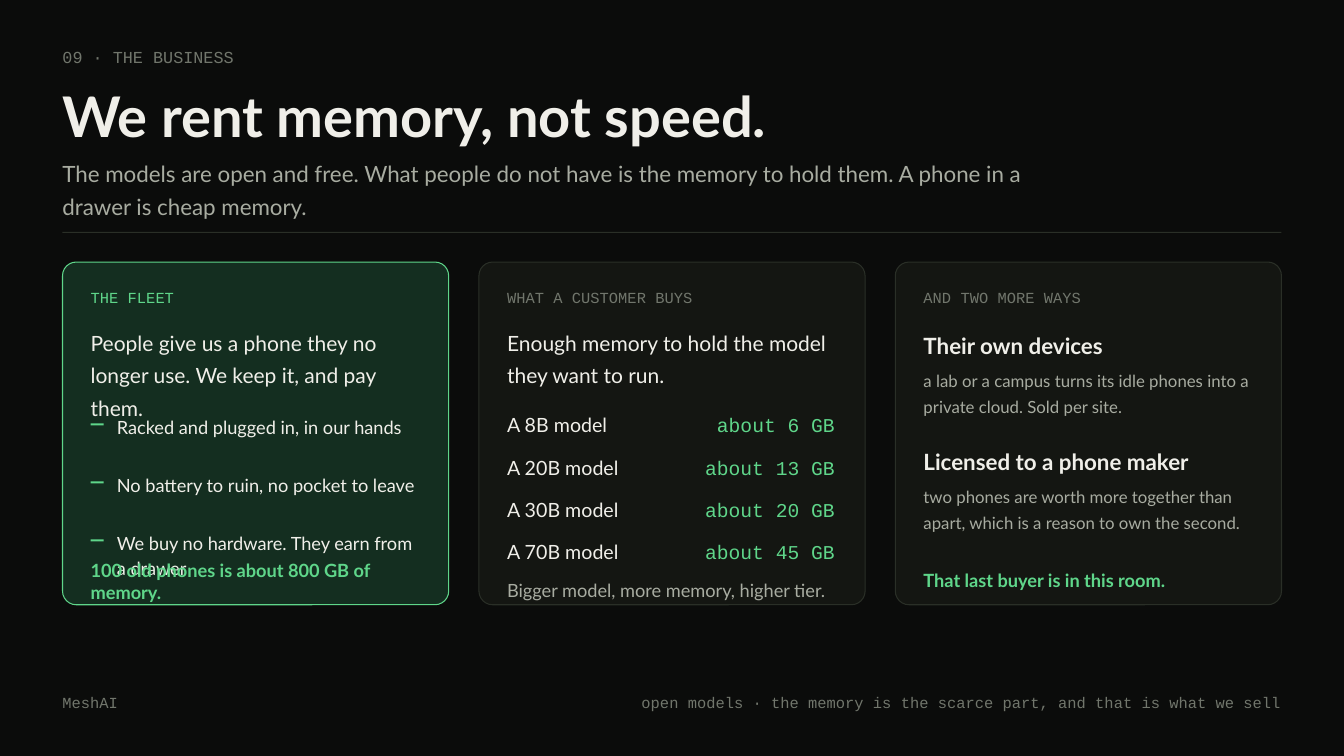
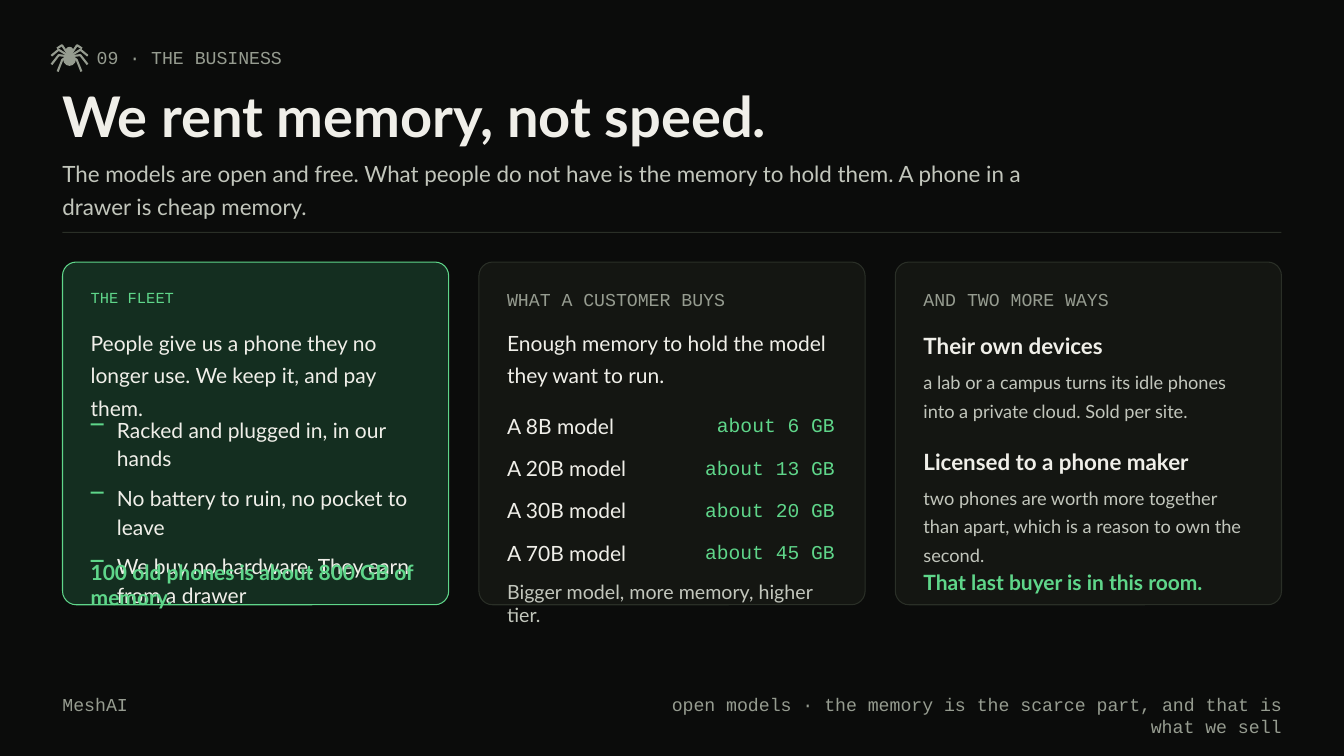
Before and after one commit to prajwal-gunnala/maynards, a slide deck: slide 10 of docs/deck-editable/MeshAI_Deck.pptx. Drawn at 1344x756 pixels with LibreOffice and Linux fonts; fonts in the diff are those of the drawing. Boxes give left, top, right and bottom in pixels: in the first picture for what was removed or moved away, otherwise in the second. Text is boxed around its words. In the diff, an @@ line names an element or a change of style, - is before the commit and + after.

Commit message:
deck: bigger type, and the spider is back where it belongs
Everything went up a size and the quiet greys were lightened, because half of
it could not be read from the back of a room.

The spider is the team's mark and it should never have been dropped. It is
drawn as shapes rather than pasted as a picture, so it stays sharp at any
size and can be recoloured: on its web across the title and the closing
slide, and small beside the section number on every slide in between.

```diff
--- a/docs/deck-editable/MeshAI_Deck.pptx
+++ b/docs/deck-editable/MeshAI_Deck.pptx
@@ freeform shape added at [51,49,70,56], outline #969C90 1.5 pt @@
@@ freeform shape added at [51,55,70,65], outline #969C90 1.5 pt @@
@@ freeform shape added at [57,45,70,56], outline #969C90 1.5 pt @@
@@ freeform shape added at [57,56,70,72], outline #969C90 1.5 pt @@
@@ ellipse added at [64,53,77,67], fill #969C90 @@
@@ ellipse added at [66,46,74,54], fill #969C90 @@
@@ freeform shape added at [70,45,82,56], outline #969C90 1.5 pt @@
@@ freeform shape added at [70,49,88,56], outline #969C90 1.5 pt @@
@@ freeform shape added at [70,55,88,65], outline #969C90 1.5 pt @@
@@ freeform shape added at [70,56,82,72], outline #969C90 1.5 pt @@
@@ text "09 · THE BUSINESS": place and size @@
-text "09 · THE BUSINESS" at [62,52,234,63]
+text "09 · THE BUSINESS" at [97,52,282,64]
@@ text "09 · THE BUSINESS" at [97,52,282,64]: size 12 to 13 pt, text colour #71766C to #969C90 @@
@@ text "The models are open and ..." at [62,165,1021,219]: text colour #A8ACA1 to #C2C6BC @@
@@ text "a lab or a campus ..." at [923,375,1226,421]: size 12 to 13 pt, text colour #A8ACA1 to #C2C6BC @@
@@ rectangle: place and size @@
-rectangle at [91,482,104,484]
+rectangle at [91,492,104,494]
@@ text "No battery to ruin, no ...": place and size @@
-text "No battery to ruin, no ..." at [117,478,414,495]
+text "No battery to ruin, no ..." at [117,490,407,535]
@@ text "two phones are worth more ..." at [923,491,1241,562]: size 12 to 13 pt, text colour #A8ACA1 to #C2C6BC @@
@@ rectangle: place and size @@
-rectangle at [91,539,104,541]
+rectangle at [91,560,104,562]
@@ size 13 to 15 pt in 5 elements at [117,422,386,466], [91,562,413,609], [923,574,1202,594], [117,490,407,535], [117,558,364,608] @@
@@ text "We buy no hardware. They ...": place and size @@
-text "We buy no hardware. They ..." at [117,536,412,577]
+text "We buy no hardware. They ..." at [117,558,364,608]
@@ size 14 to 15 pt in 4 elements at [507,418,614,434], [507,460,626,476], [507,502,626,518], [507,545,626,561] @@
@@ text "Bigger model, more memory, higher ..." at [507,584,813,622]: size 13 to 14 pt, text colour #A8ACA1 to #C2C6BC @@
@@ size 11 to 13 pt, text colour #71766C to #969C90 in 4 elements at [507,294,725,306], [923,294,1109,306], [62,699,127,711], [672,699,1282,733] @@
```
Also in this commit, not shown: 11 other slides changed, 1 other file.
